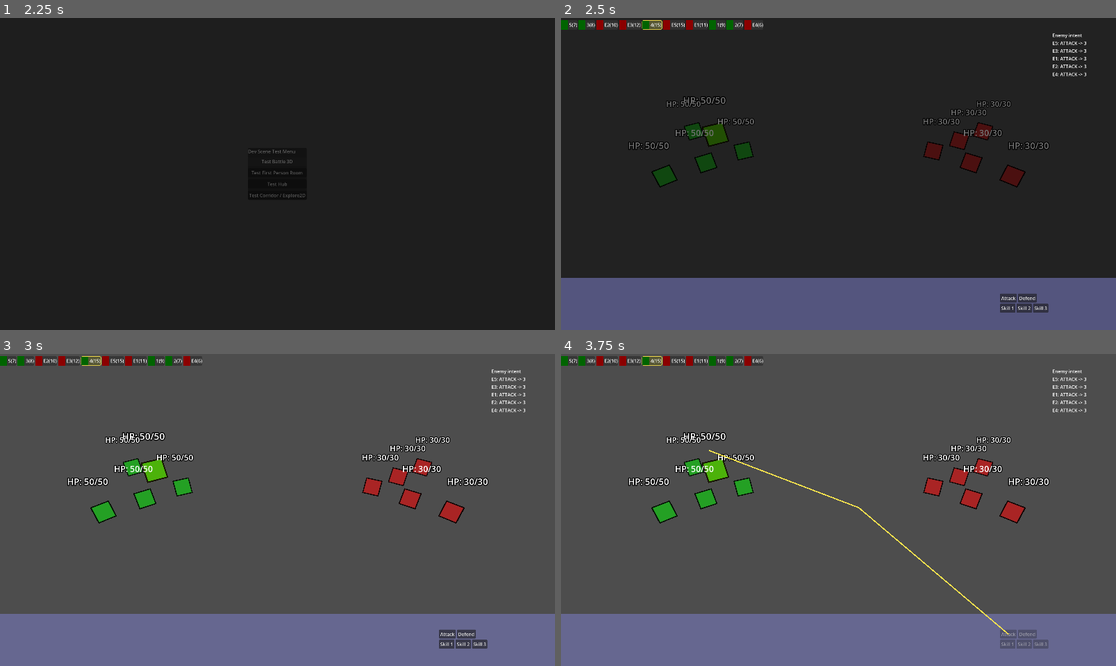
Above: before the commit, frames 1-4 (two rows, left to right).
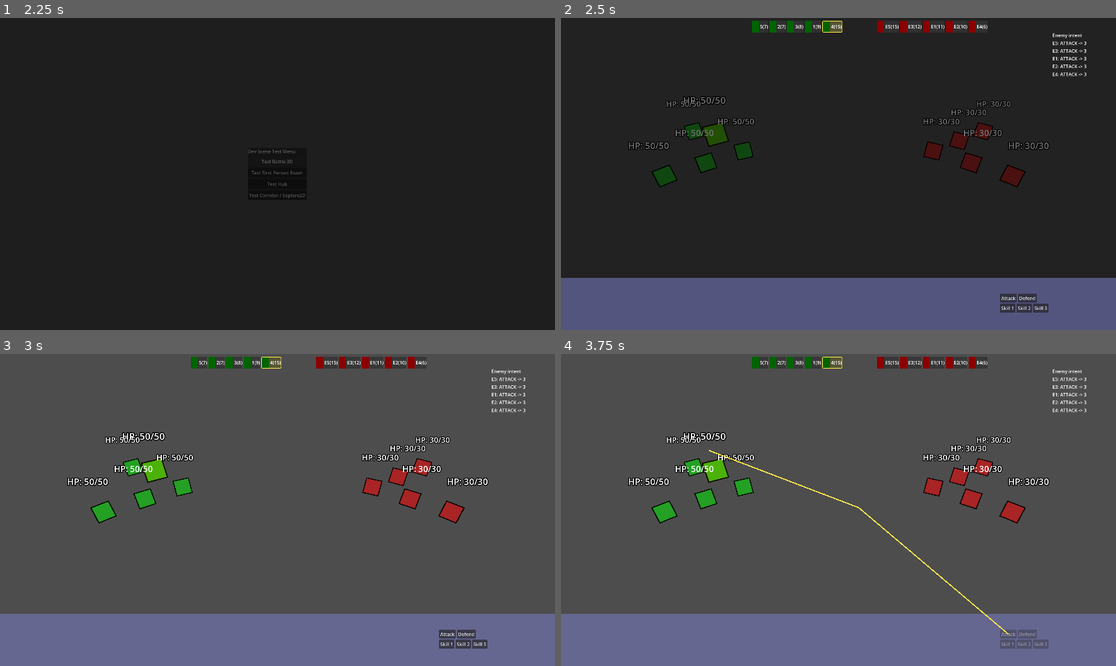
Above: after the commit, the same moments.

Repository: pjh546332-ops/my-godot-project
Game: Godot game, scene res://Scenes/GameRoot.tscn
Same seed, same stepped clock (60 frames per second), same inputs: the game is played once before the commit and once after it.
Inputs (mouse positions are in pixels of both pictures, inside the frame that each line leads up to):
- Up to frame 1 (2.25 s): click "새 게임" at 0.5 s; tap Enter (ui_accept) at 1.25, 1.52 s; move the mouse to (399, 158) at 1.27 s; hold Right (ui_right) 1.28-2 s; tap Space at 1.35 s; click (399, 158) at 1.42 s; click "Test Battle 3D" at 2 s
- Up to frame 2 (2.5 s): no input
- Up to frame 3 (3 s): move the mouse to (166, 525) at 2.77 s; hold S from 2.78 s (still down); tap D (defend) at 2.85 s; click (166, 525) at 2.92 s
- Up to frame 4 (3.75 s): tap Enter (ui_accept) at 3.02 s; release S at 3.5 s; click "Attack" at 3.5 s

Frame 1 is identical in both runs. In frame 2, 1.3% of the frame differs, in the area x 0-77%, y 0-5%; in frame 3, 1.2%; in frame 4, 1.2%.

Commit message:
수정 내용

Diff:
--- a/Scripts/Battle/battle_scene.gd
+++ b/Scripts/Battle/battle_scene.gd
@@ -214,14 +214,32 @@
 	return battle_manager != null and battle_manager._state == BattleManager.State.ALLY_SELECT_TARGET
 
 func set_selected_unit(unit: BattleUnit) -> void:
+	# 토글: 같은 유닛을 다시 클릭하면 스탯창 닫기
+	if unit == null:
+		selected_unit = null
+		if stats_panel:
+			stats_panel.visible = false
+			stats_panel.mouse_filter = Control.MOUSE_FILTER_IGNORE
+		if deselect_overlay:
+			deselect_overlay.visible = false
+		return
+
+	if selected_unit == unit and stats_panel and stats_panel.visible:
+		selected_unit = null
+		stats_panel.visible = false
+		if deselect_overlay:
+			deselect_overlay.visible = false
+		return
+
+	# 새 유닛 선택
 	selected_unit = unit
 	if stats_panel:
-		stats_panel.visible = false  # MVP: 스탯 창 비표시
+		if stats_panel.has_method("update"):
+			stats_panel.update(unit)
+		stats_panel.visible = true
 		stats_panel.mouse_filter = Control.MOUSE_FILTER_IGNORE
-		if unit and stats_panel.has_method("update"):
-			stats_panel.update(unit)
 	if deselect_overlay:
-		deselect_overlay.visible = (unit != null)
+		deselect_overlay.visible = true
 
 func _on_deselect_overlay_gui_input(event: InputEvent) -> void:
 	if event is InputEventMouseButton:
--- a/Scripts/Battle/battle_scene_3d.gd
+++ b/Scripts/Battle/battle_scene_3d.gd
@@ -173,6 +173,11 @@
 	if not reaction_panel or not battle_manager:
 		battle_manager.continue_execute_phase()
 		return
+
+	# 리액션 시작 시 피격 대상에 "상태를 남기지 않는" 1회 펄스 연출만 적용
+	if stage_3d and stage_3d.has_method("pulse_once") and target:
+		stage_3d.pulse_once(target.name, true)
+
 	var reaction: ReactionTypes.Reaction = await reaction_panel.choose_reaction(attacker, target)
 	var result: Dictionary = ReactionResolver.resolve(attacker, target, base_damage, reaction)
 	battle_manager.apply_reaction_damage(attacker, target, result)
@@ -225,14 +230,32 @@
 
 
 func set_selected_unit(unit: BattleUnit) -> void:
+	# 토글: 같은 유닛을 다시 클릭하면 스탯창 닫기
+	if unit == null:
+		selected_unit = null
+		if stats_panel:
+			stats_panel.visible = false
+			stats_panel.mouse_filter = Control.MOUSE_FILTER_IGNORE
+		if deselect_overlay:
+			deselect_overlay.visible = false
+		return
+
+	if selected_unit == unit and stats_panel and stats_panel.visible:
+		selected_unit = null
+		stats_panel.visible = false
+		if deselect_overlay:
+			deselect_overlay.visible = false
+		return
+
+	# 새 유닛 선택
 	selected_unit = unit
 	if stats_panel:
-		if unit and stats_panel.has_method("update"):
+		if stats_panel.has_method("update"):
 			stats_panel.update(unit)
-		stats_panel.visible = (unit != null)
+		stats_panel.visible = true
 		stats_panel.mouse_filter = Control.MOUSE_FILTER_IGNORE
 	if deselect_overlay:
-		deselect_overlay.visible = (unit != null)
+		deselect_overlay.visible = true
 
 
 func _on_deselect_overlay_gui_input(event: InputEvent) -> void:
--- a/Scripts/Battle/battle_stage_3d.gd
+++ b/Scripts/Battle/battle_stage_3d.gd
@@ -214,11 +214,6 @@
 	query.collision_mask = 2
 	var result: Dictionary = space_state.intersect_ray(query)
 	var hit_collider: Object = result.get("collider", null)
-	var hit_name: String = ""
-	if hit_collider != null and hit_collider is Node:
-		hit_name = (hit_collider as Node).name
-	else:
-		hit_name = str(hit_collider)
 	print("[PICK] collider=", str(result.get("collider")))
 	if result.is_empty():
 		_clear_selection()
@@ -249,17 +244,17 @@
 		_clear_selection()
 		return
 
-	# 타겟 선택 모드에서는 적 클릭을 BattleManager에 전달하고, 선택 표시/스탯창 갱신
+	# 타겟 선택 모드에서는 적 클릭을 BattleManager에만 전달하고, 선택 링만 표시
+	# (unit_clicked 시그널은 emit 하지 않아 StatsPanel이 뜨지 않도록 한다)
 	if _manager != null and _manager._state == BattleManager.State.ALLY_SELECT_TARGET:
 		if unit.is_enemy() and unit.is_alive():
 			_manager.on_enemy_clicked(unit)
 			_set_selection(unit, holder.global_position)
-			unit_clicked.emit(unit)
 			return
 
-	# 그 외 상태에서는 단순 선택 링 + 스탯창 갱신
+	# 그 외 상태에서도 현재는 StatsPanel 기능을 완전히 OFF 하기 위해
+	# unit_clicked 시그널을 emit 하지 않는다. 선택 링만 갱신.
 	_set_selection(unit, holder.global_position)
-	unit_clicked.emit(unit)
 
 
 func _ensure_selection_ring() -> void:
@@ -303,6 +298,49 @@
 		_unit_nodes.erase(unit_id)
 		return null
 	return node
+
+
+func _restore_holder_to_base(holder: Node3D) -> void:
+	if holder.has_meta("base_scale"):
+		holder.scale = holder.get_meta("base_scale")
+	if holder.has_meta("base_y"):
+		holder.position.y = holder.get_meta("base_y")
+
+
+## 리액션 등에서 "상태를 남기지 않는" 1회 펄스 연출
+func pulse_once(unit_id: String, with_outline: bool = false) -> void:
+	var holder := _get_unit_node(unit_id)
+	if holder == null:
+		return
+
+	_restore_holder_to_base(holder)
+
+	var outline: Sprite3D = holder.get_node_or_null("Outline")
+	if with_outline and outline:
+		outline.visible = true
+
+	var base_scale: Vector3
+	if holder.has_meta("base_scale"):
+		base_scale = holder.get_meta("base_scale")
+	else:
+		base_scale = holder.scale
+
+	var base_y: float
+	if holder.has_meta("base_y"):
+		base_y = holder.get_meta("base_y")
+	else:
+		base_y = holder.position.y
+
+	var tween: Tween = create_tween()
+	tween.tween_property(holder, "scale", base_scale * 1.18, 0.12)
+	tween.parallel().tween_property(holder, "position:y", base_y + 0.15, 0.12)
+	tween.tween_property(holder, "scale", base_scale, 0.12)
+	tween.parallel().tween_property(holder, "position:y", base_y, 0.12)
+	tween.tween_callback(func() -> void:
+		_restore_holder_to_base(holder)
+		if with_outline and outline and is_instance_valid(outline):
+			outline.visible = false
+	)
 
 
 func update_hp_label(unit_id: String) -> void:
--- a/Scripts/UI/turn_track.gd
+++ b/Scripts/UI/turn_track.gd
@@ -5,12 +5,13 @@
 var battle_manager: BattleManager
 var _track_items: Dictionary = {}  # BattleUnit -> PanelContainer
 var _active_unit: BattleUnit = null
-var _slots: Array[Control] = []  # 고정 슬롯 13개 (인덱스 0=왼끝, 6=중앙, 12=오른끝)
-var _slots_container: HBoxContainer = null
+var _ally_slots: Array[Control] = []
+var _enemy_slots: Array[Control] = []
+var _ally_container: HBoxContainer = null
+var _enemy_container: HBoxContainer = null
 
 const PORTRAIT_SIZE := 24
-const SLOT_COUNT := 13
-const CENTER_SLOT_INDEX := 6  # 0-based, 13개면 6이 중앙
+const SLOT_COUNT_SIDE := 7
 
 func set_active_unit_by_ref(unit: BattleUnit) -> void:
 	_apply_highlight(_active_unit, false)
@@ -30,58 +31,128 @@
 	_refresh()
 
 func _build_fixed_slots() -> void:
-	# 기존 자식 제거 후 단일 HBoxContainer + 13 슬롯 생성
+	# 기존 자식 제거 후 상단 중앙 배치용 루트 컨테이너와 좌/우 슬롯 컨테이너 생성
 	for c in get_children():
 		c.queue_free()
-	_slots.clear()
-	_slots_container = HBoxContainer.new()
-	_slots_container.name = "SlotsContainer"
-	_slots_container.add_theme_constant_override("separation", 4)
-	_slots_container.alignment = BoxContainer.ALIGNMENT_CENTER
-	add_child(_slots_container)
-	for i in SLOT_COUNT:
-		var slot: Control = PanelContainer.new()
-		slot.name = "Slot_%d" % i
-		slot.custom_minimum_size = Vector2(PORTRAIT_SIZE + 28, PORTRAIT_SIZE + 4)
-		slot.visible = false
-		_slots_container.add_child(slot)
-		_slots.append(slot)
+	_ally_slots.clear()
+	_enemy_slots.clear()
+
+	# 상단 중앙 배치
+	anchor_left = 0.5
+	anchor_right = 0.5
+	anchor_top = 0.0
+	anchor_bottom = 0.0
+	offset_left = -300.0
+	offset_right = 300.0
+	offset_top = 10.0
+	offset_bottom = 50.0
+
+	var root := HBoxContainer.new()
+	root.name = "TrackRoot"
+	root.anchor_left = 0.0
+	root.anchor_top = 0.0
+	root.anchor_right = 1.0
+	root.anchor_bottom = 1.0
+	root.offset_left = 0.0
+	root.offset_top = 0.0
+	root.offset_right = 0.0
+	root.offset_bottom = 0.0
+	root.alignment = BoxContainer.ALIGNMENT_CENTER
+	root.add_theme_constant_override("separation", 40)
+	add_child(root)
+
+	_ally_container = HBoxContainer.new()
+	_ally_container.name = "AllySlots"
+	_ally_container.alignment = BoxContainer.ALIGNMENT_END
+	_ally_container.add_theme_constant_override("separation", 4)
+	root.add_child(_ally_container)
+
+	var spacer := Control.new()
+	spacer.name = "CenterSpacer"
+	spacer.custom_minimum_size = Vector2(40, PORTRAIT_SIZE + 4)
+	root.add_child(spacer)
+
+	_enemy_container = HBoxContainer.new()
+	_enemy_container.name = "EnemySlots"
+	_enemy_container.alignment = BoxContainer.ALIGNMENT_BEGIN
+	_enemy_container.add_theme_constant_override("separation", 4)
+	root.add_child(_enemy_container)
+
+	for i in SLOT_COUNT_SIDE:
+		var a_slot: Control = PanelContainer.new()
+		a_slot.name = "AllySlot_%d" % i
+		a_slot.custom_minimum_size = Vector2(PORTRAIT_SIZE + 28, PORTRAIT_SIZE + 4)
+		a_slot.visible = false
+		_ally_container.add_child(a_slot)
+		_ally_slots.append(a_slot)
+
+	for j in SLOT_COUNT_SIDE:
+		var e_slot: Control = PanelContainer.new()
+		e_slot.name = "EnemySlot_%d" % j
+		e_slot.custom_minimum_size = Vector2(PORTRAIT_SIZE + 28, PORTRAIT_SIZE + 4)
+		e_slot.visible = false
+		_enemy_slots.append(e_slot)
+		_enemy_container.add_child(e_slot)
 
 func _refresh(_arg: Variant = null) -> void:
-	if not battle_manager or _slots.is_empty():
+	if not battle_manager:
 		return
 	_track_items.clear()
+
 	# 모든 슬롯 비우고 숨김
-	for slot in _slots:
+	for slot in _ally_slots:
 		for c in slot.get_children():
 			c.queue_free()
 		slot.visible = false
 		_set_panel_style(slot as PanelContainer, false)
-	# 전체 유닛을 speed 내림차순(가장 빠른 것 먼저)
-	var units: Array[BattleUnit] = []
-	for u in battle_manager.ally_units_sorted:
-		if u.is_alive():
-			units.append(u)
-	for u in battle_manager.enemy_units:
-		if u.is_alive():
-			units.append(u)
-	units.sort_custom(func(a: BattleUnit, b: BattleUnit) -> bool:
+	for slot in _enemy_slots:
+		for c in slot.get_children():
+			c.queue_free()
+		slot.visible = false
+		_set_panel_style(slot as PanelContainer, false)
+
+	# 아군 / 적 유닛을 별도로 speed 내림차순 정렬
+	var allies: Array[BattleUnit] = []
+	for a in battle_manager.ally_units_sorted:
+		if a.is_alive():
+			allies.append(a)
+	allies.sort_custom(func(a: BattleUnit, b: BattleUnit) -> bool:
 		if a.speed != b.speed:
 			return a.speed > b.speed
 		return a.name < b.name
 	)
-	# 배치 순서: 중앙 → 오른쪽 → 왼쪽 → … (인덱스: 6, 7, 5, 8, 4, 9, 3, 10, 2, 11, 1, 12, 0)
-	var slot_order: Array[int] = [6, 7, 5, 8, 4, 9, 3, 10, 2, 11, 1, 12, 0]
-	for i in range(units.size()):
-		if i >= SLOT_COUNT:
-			break
-		var slot_idx: int = slot_order[i]
-		var u: BattleUnit = units[i]
+
+	var enemies: Array[BattleUnit] = []
+	for e in battle_manager.enemy_units:
+		if e.is_alive():
+			enemies.append(e)
+	enemies.sort_custom(func(a: BattleUnit, b: BattleUnit) -> bool:
+		if a.speed != b.speed:
+			return a.speed > b.speed
+		return a.name < b.name
+	)
+
+	# 아군: 오른쪽(중앙 쪽) 슬롯부터 빠른 유닛 배치
+	var ally_count: int = min(allies.size(), SLOT_COUNT_SIDE)
+	for i in range(ally_count):
+		var u: BattleUnit = allies[i]
+		var slot_idx: int = SLOT_COUNT_SIDE - 1 - i
+		var slot: Control = _ally_slots[slot_idx] as Control
 		var panel: PanelContainer = _make_track_item(u)
 		_track_items[u] = panel
-		var slot: Control = _slots[slot_idx]
 		slot.add_child(panel)
 		slot.visible = true
+
+	# 적: 왼쪽(중앙 쪽) 슬롯부터 빠른 유닛 배치
+	var enemy_count: int = min(enemies.size(), SLOT_COUNT_SIDE)
+	for j in range(enemy_count):
+		var eu: BattleUnit = enemies[j]
+		var eslot: Control = _enemy_slots[j] as Control
+		var epanel: PanelContainer = _make_track_item(eu)
+		_track_items[eu] = epanel
+		eslot.add_child(epanel)
+		eslot.visible = true
+
 	set_active_unit_by_ref(battle_manager._current_planning_unit())
 
 func _make_track_item(u: BattleUnit) -> PanelContainer:
